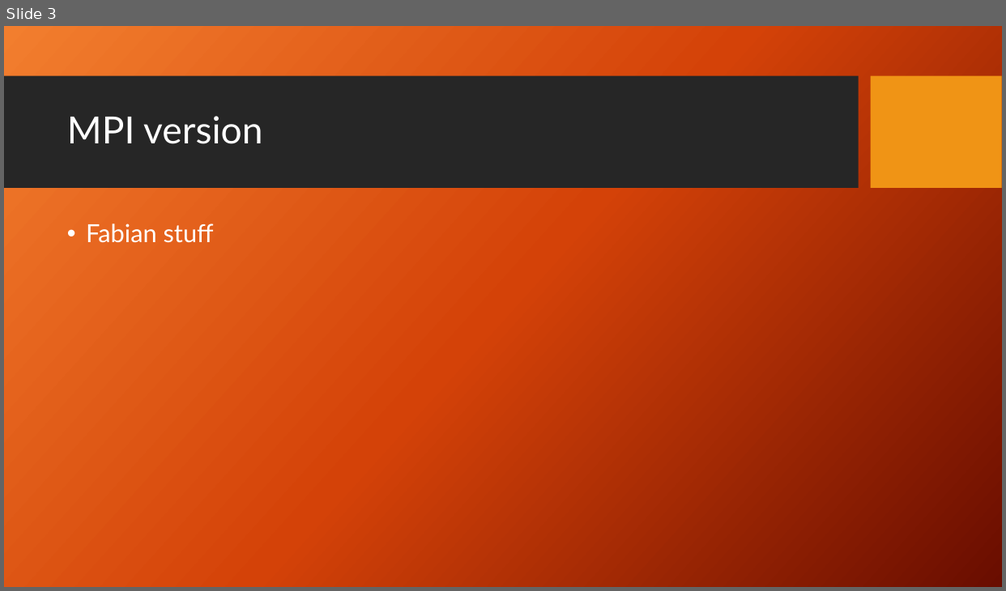
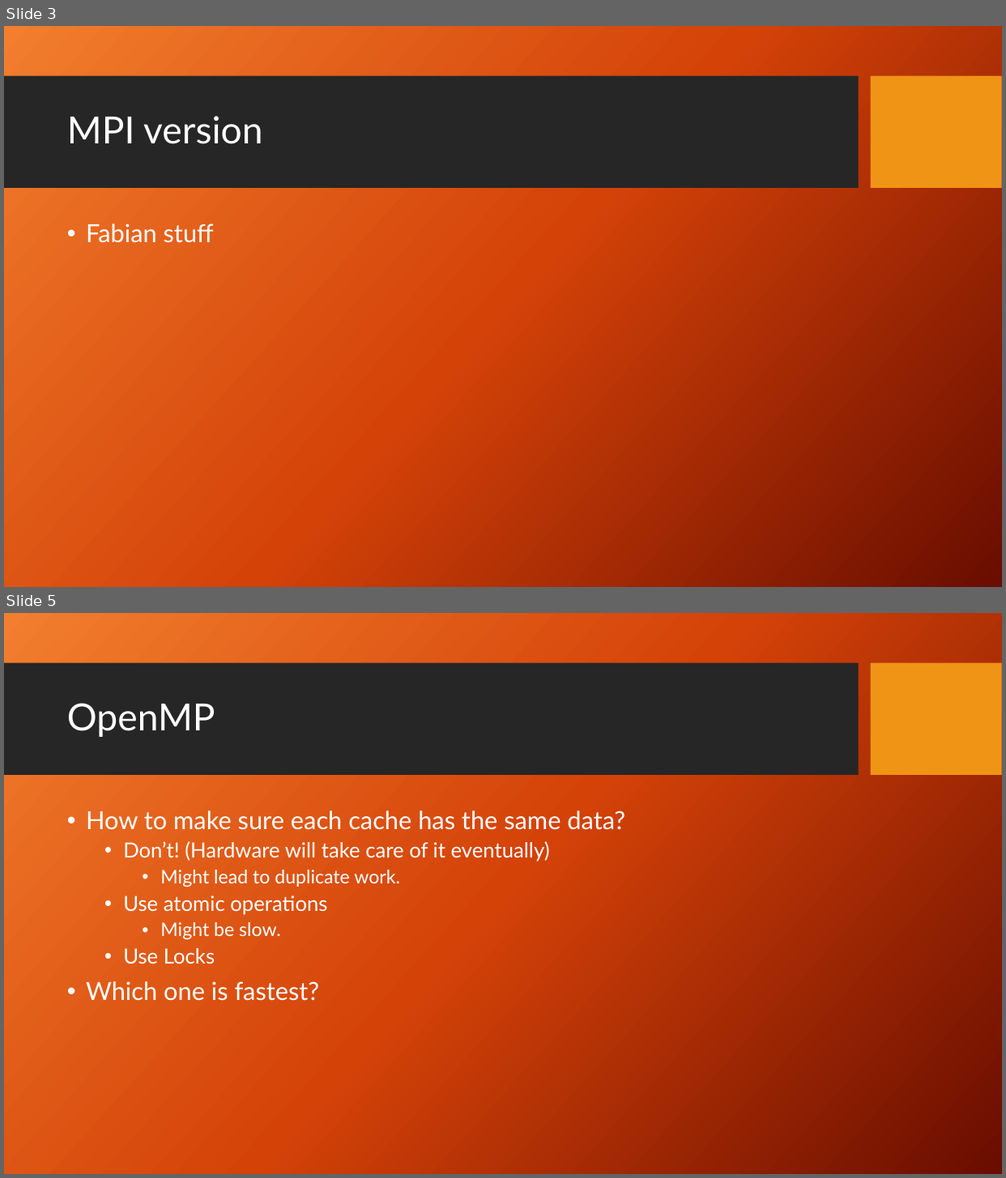
Before and after one commit to Aphlax/Parallelepipeds, a slide deck: ParallelCC.pptx. Shown one above the other, each under a label of ours: slide 3 before the commit, slides 3 and 5 after it; the slides between them are not shown. The pictures are 1006x591 and 1006x1178 pixels, drawn with LibreOffice and Linux fonts; fonts in the diff are those of the drawing; background and template pictures are left out. Boxes give left, top, right and bottom in pixels: in the first picture for what was removed or moved away, otherwise in the second. Text is boxed around its words. In the diff, an @@ line names an element or a change of style, - is before the commit and + after.

Commit message:
changed openMP

```diff
--- a/ParallelCC.pptx
+++ b/ParallelCC.pptx
@@ slide 5 added at bbox=[4, 613, 1002, 1174], background picture (left out); not listed: 2 template elements that a slide beside it also shows @@
@@ title added at bbox=[67, 703, 215, 737], 36 pt, text #FFFFFF @@
+OpenMP
@@ text added at bbox=[86, 811, 625, 1001], 20 pt, text #FFFFFF @@
+• How to make sure each cache has the same data?
+  • Don’t! (Hardware will take care of it eventually)
+    • Might lead to duplicate work.
+  • Use atomic operations
+    • Might be slow.
+  • Use Locks
+• Which one is fastest?
```
Also in this commit, not shown: 1 slide changed.
